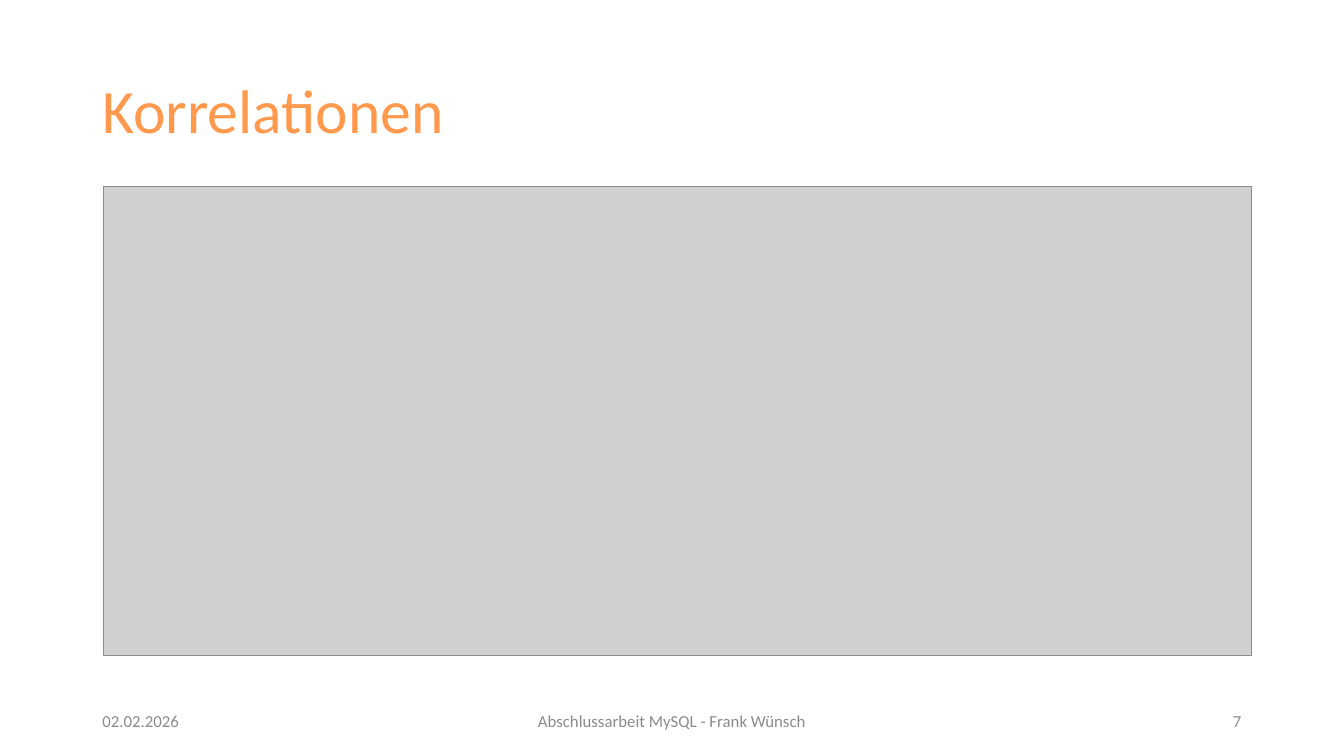
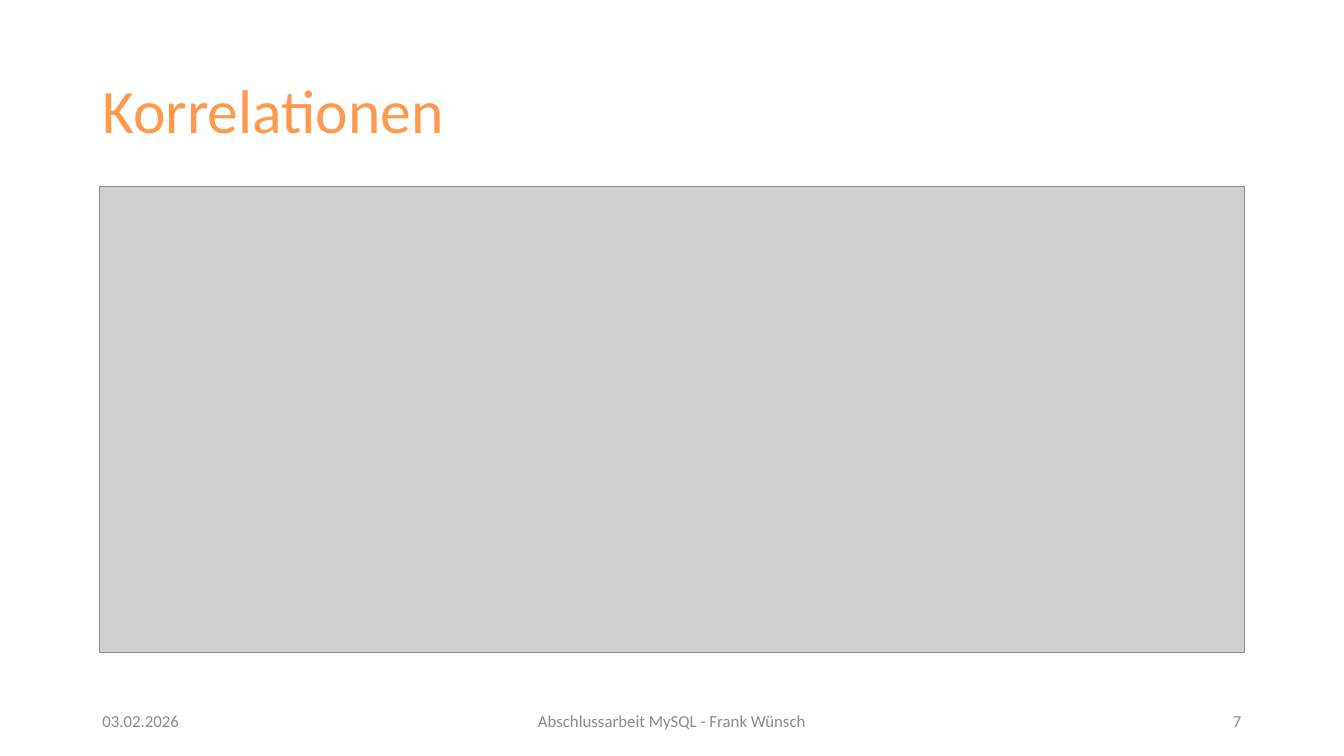
Before and after one commit to FrankWuensch/mysql_excam, a slide deck: slide 7 of Abschlusspräsentation_MySQL_Frank_Wünsch.pptx. Drawn at 1344x756 pixels with LibreOffice and Linux fonts; fonts in the diff are those of the drawing; grey boxes stand for pictures. Boxes give left, top, right and bottom in pixels: in the first picture for what was removed or moved away, otherwise in the second. Text is boxed around its words. In the diff, an @@ line names an element or a change of style, - is before the commit and + after.

Commit message:
change image

```diff
--- a/Abschlusspräsentation_MySQL_Frank_Wünsch.pptx
+++ b/Abschlusspräsentation_MySQL_Frank_Wünsch.pptx
@@ picture: place and size @@
-picture at [104, 187, 1252, 656]
+picture at [99, 187, 1245, 652]
@@ text at [102, 716, 178, 727]: text changed @@
-02.02.2026
+03.02.2026
```
Also in this commit, not shown: 7 other slides changed.
